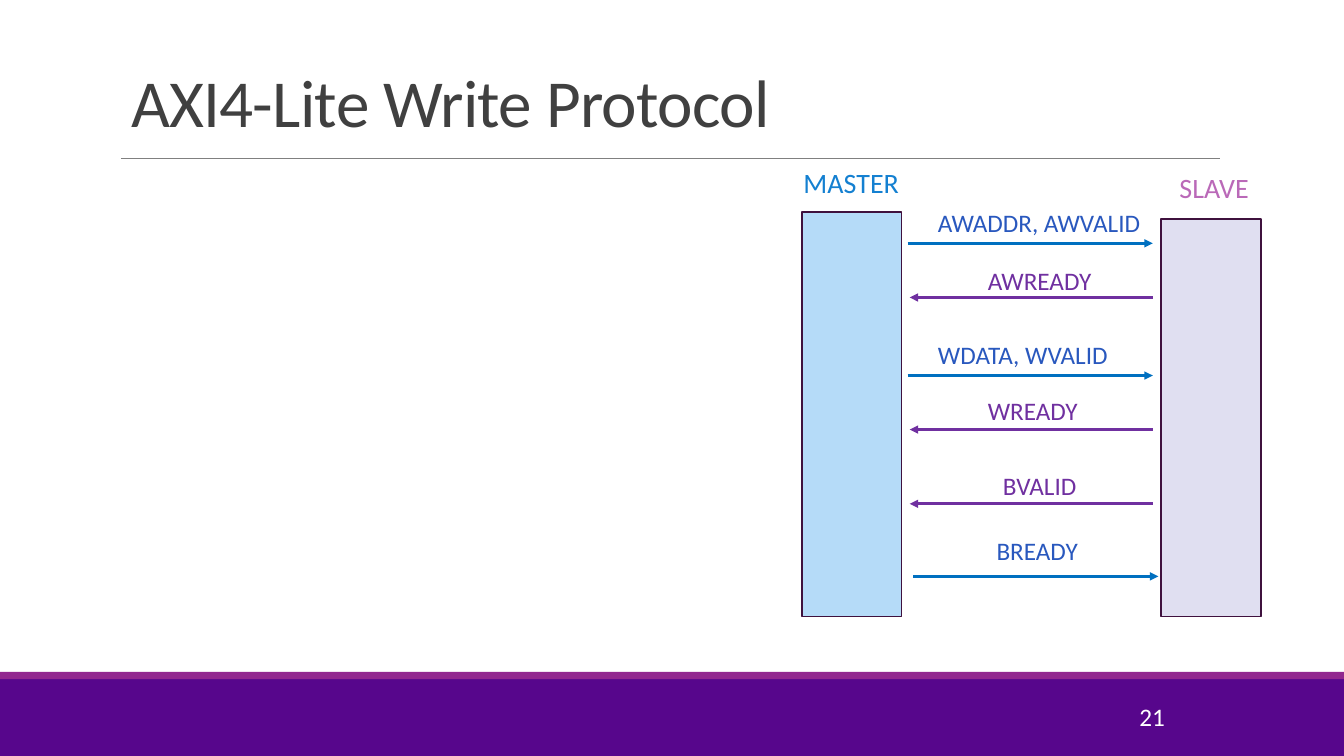
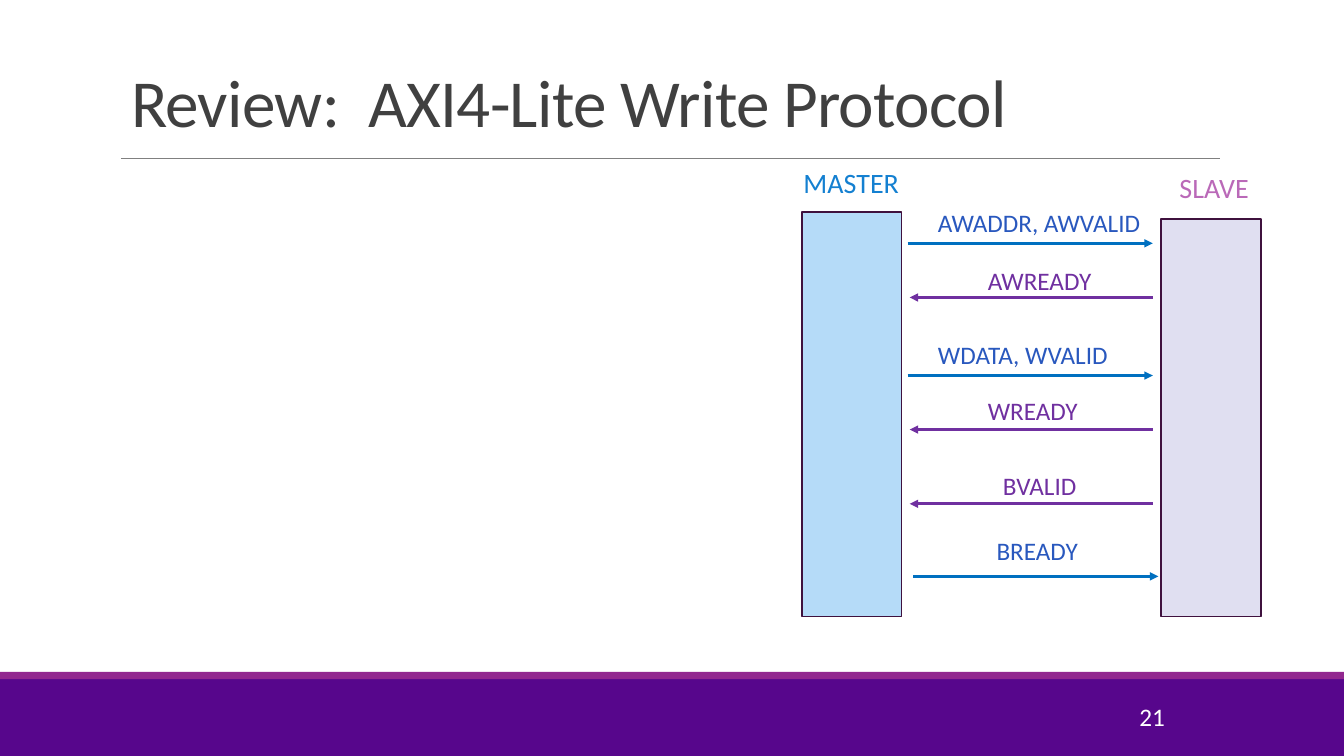
Before and after one commit to tonykorycki/hwdesign, a slide deck: slide 21 of units/unit04_procif/procif.pptx. Drawn at 1344x756 pixels with LibreOffice and Linux fonts; fonts in the diff are those of the drawing; grey boxes stand for pictures; background and template pictures are left out. Boxes give left, top, right and bottom in pixels: in the first picture for what was removed or moved away, otherwise in the second. Text is boxed around its words. In the diff, an @@ line names an element or a change of style, - is before the commit and + after.

```diff
--- a/units/unit04_procif/procif.pptx
+++ b/units/unit04_procif/procif.pptx
@@ title at bbox=[131, 80, 1007, 128]: text changed @@
-AXI4-Lite Write Protocol
+Review: AXI4-Lite Write Protocol
```
Also in this commit, not shown: 1 slide added, 17 other files.
